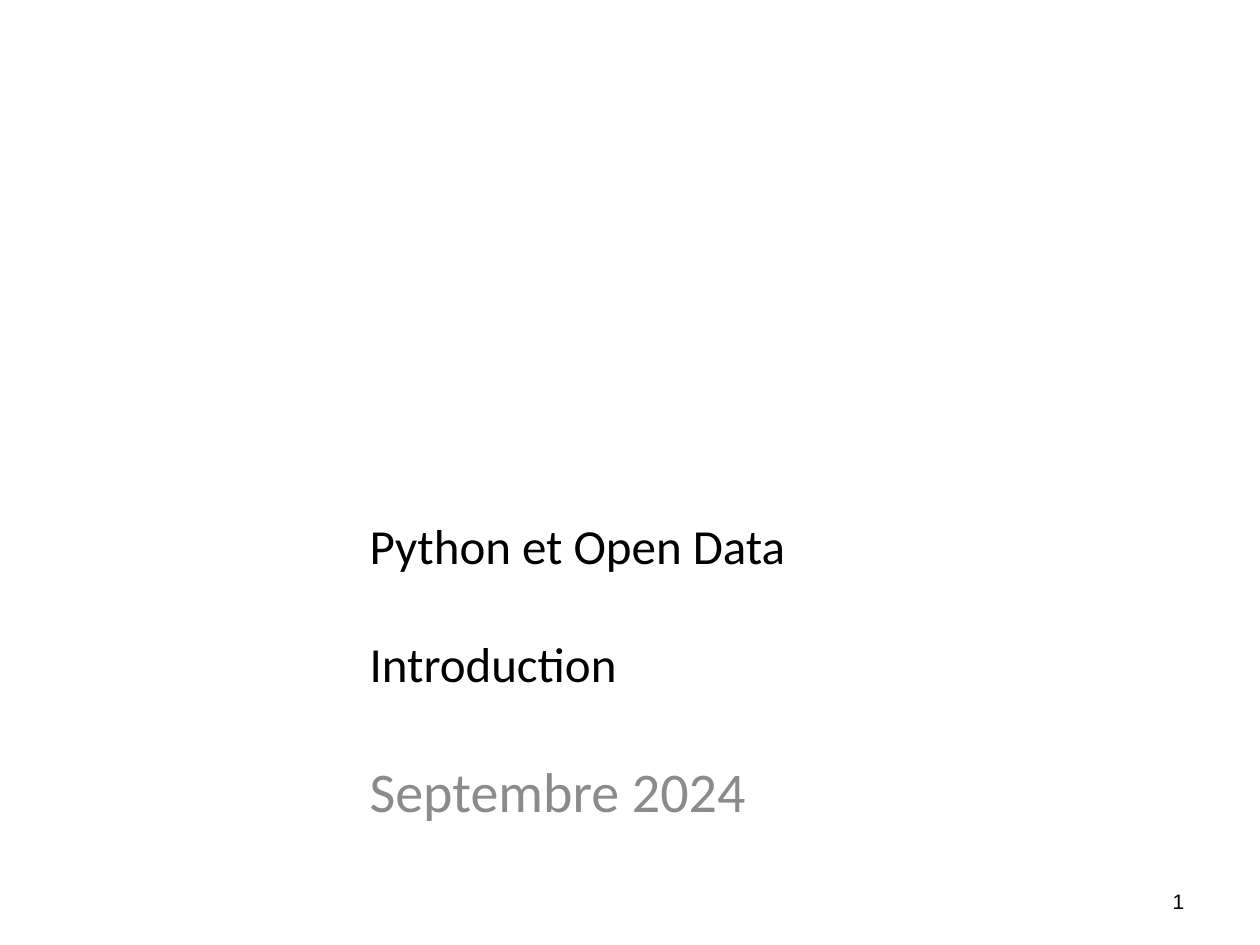
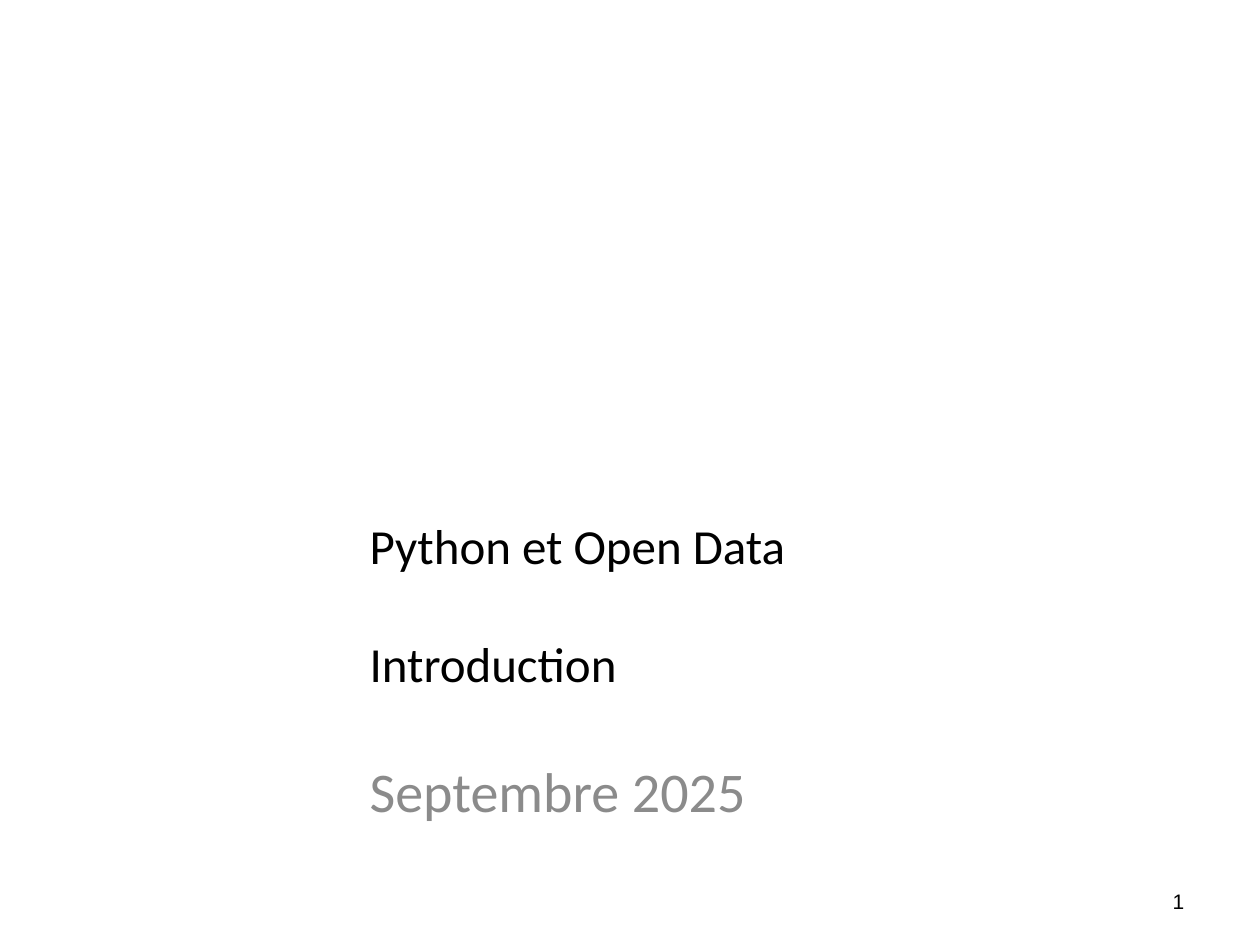
Before and after one commit to alemaitr/python_opendata_l2, a slide deck: slide 1 of coursIntro.pptx. Drawn at 1260x945 pixels with LibreOffice and Linux fonts; fonts in the diff are those of the drawing; background and template pictures are left out. Boxes give left, top, right and bottom in pixels: in the first picture for what was removed or moved away, otherwise in the second. Text is boxed around its words. In the diff, an @@ line names an element or a change of style, - is before the commit and + after.

```diff
--- a/coursIntro.pptx
+++ b/coursIntro.pptx
@@ subtitle at bbox=[370, 773, 745, 821]: text changed @@
-Septembre 2024
+Septembre 2025
```
Also in this commit, not shown: 1 other slide changed, 3 other files.
